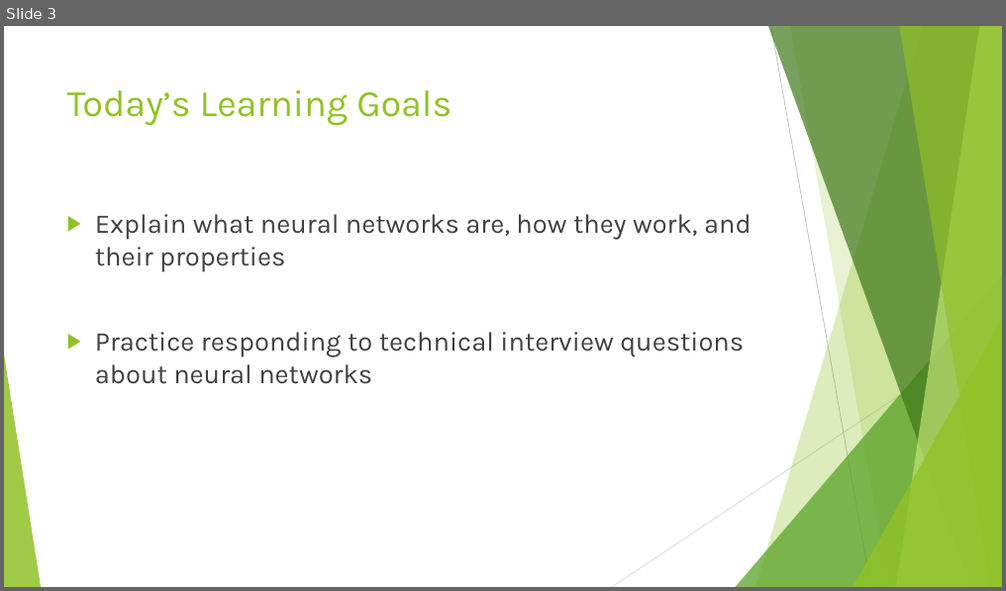
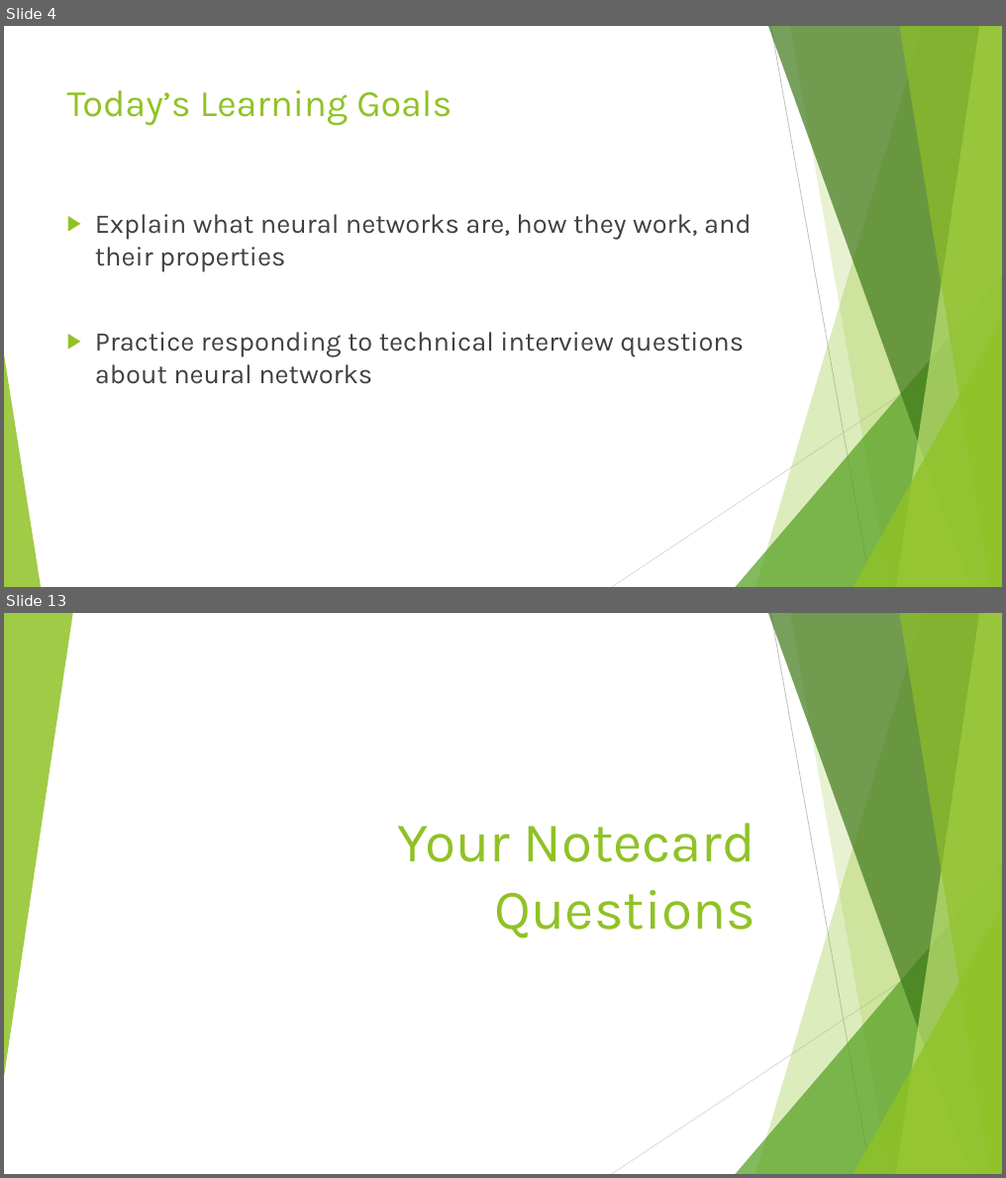
Before and after one commit to DavidBraslow/Neural-Network-Interviews, a slide deck: Neural Network Interviews Slides v2.pptx. Shown one above the other, each under a label of ours: slide 3 before the commit, slides 4 and 13 after it; the slides between them are not shown. The pictures are 1006x591 and 1006x1178 pixels, drawn with LibreOffice and Linux fonts; fonts in the diff are those of the drawing. Boxes give left, top, right and bottom in pixels: in the first picture for what was removed or moved away, otherwise in the second. Text is boxed around its words. In the diff, an @@ line names an element or a change of style, - is before the commit and + after.

```diff
--- a/Neural Network Interviews Slides v2.pptx
+++ b/Neural Network Interviews Slides v2.pptx
@@ slide 13 added at bbox=[4, 613, 1002, 1174], background #FFFFFF; not listed: 9 template elements that a slide beside it also shows @@
@@ triangle added at bbox=[4, 613, 73, 1077], fill #90C226 at 85% opacity @@
@@ title added at bbox=[398, 823, 755, 939], 54 pt, text #90C226 @@
+Your Notecard Questions
@@ what was slide 3 is now slide 4 @@
```
Also in this commit, not shown: 5 slides changed, 5 other slides added, 3 slides removed, 2 other files.
